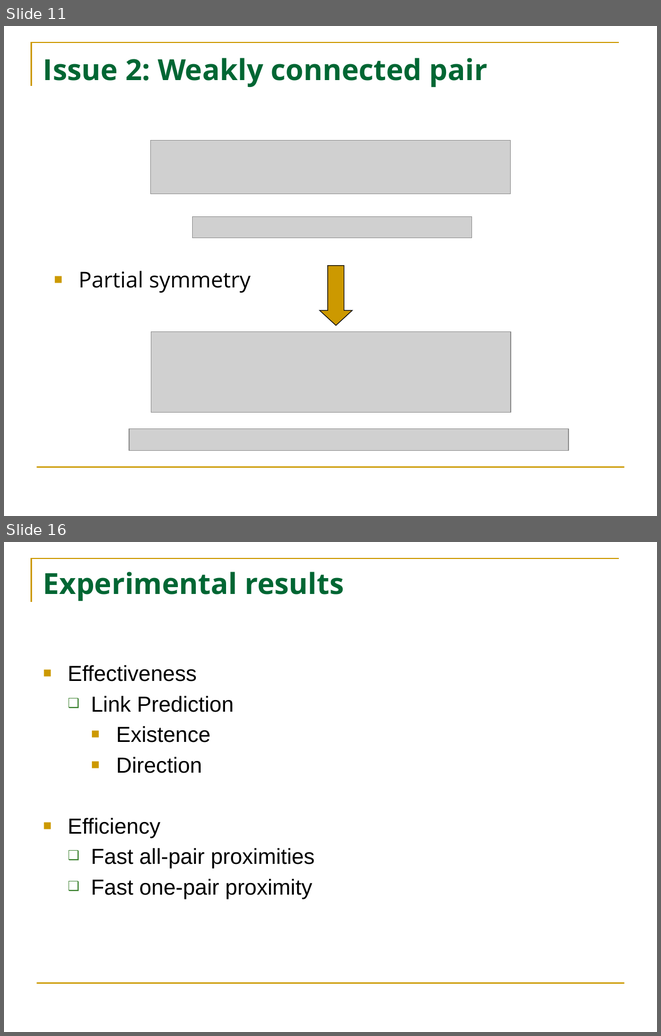
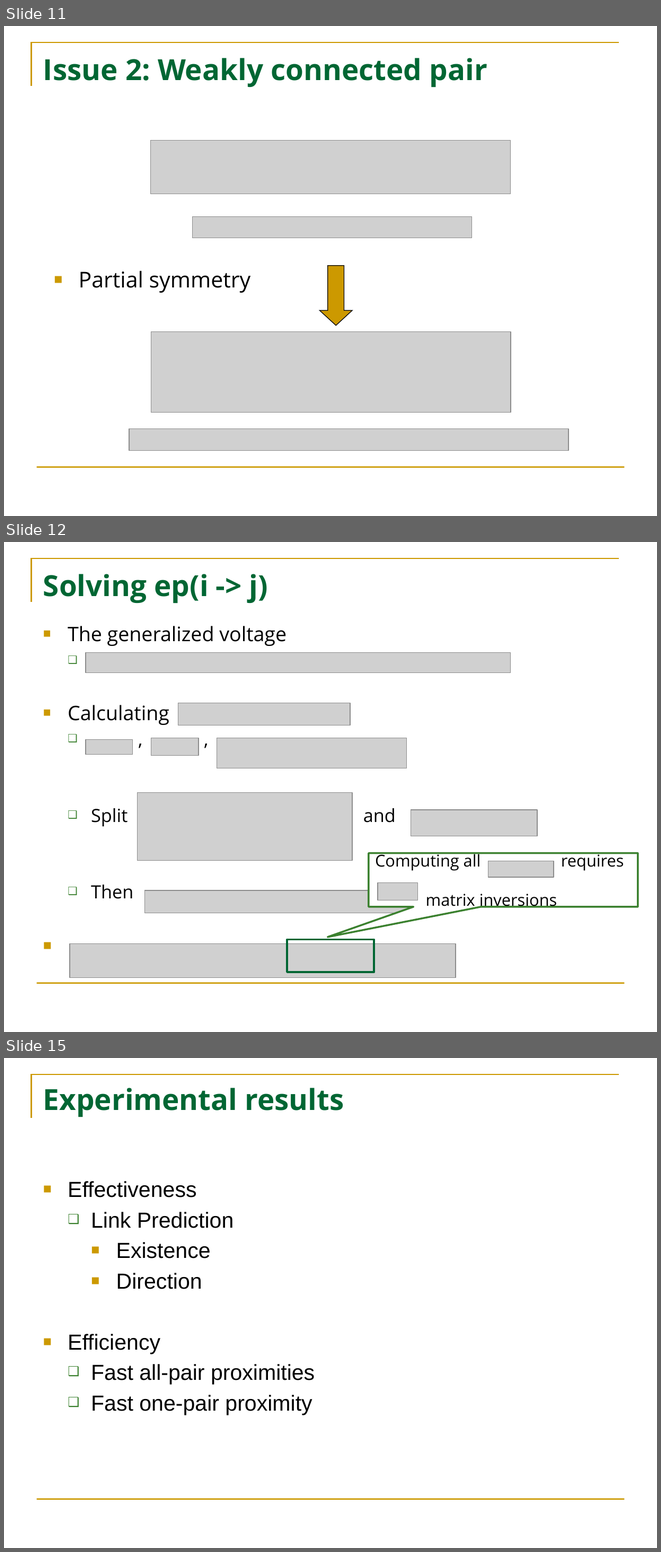
Before and after one commit to HuanSGT/rw-dir-prox, a slide deck: Random Walk based Proximity Measures in Directed Graphs.pptx. Shown one above the other, each under a label of ours: slides 11 and 16 before the commit, slides 11, 12 and 15 after it; the slides between them are not shown. The pictures are 661x1036 and 661x1552 pixels, drawn with LibreOffice and Linux fonts; fonts in the diff are those of the drawing; grey boxes stand for pictures. Boxes give left, top, right and bottom in pixels: in the first picture for what was removed or moved away, otherwise in the second. Text is boxed around its words. In the diff, an @@ line names an element or a change of style, - is before the commit and + after.

```diff
--- a/Random Walk based Proximity Measures in Directed Graphs.pptx
+++ b/Random Walk based Proximity Measures in Directed Graphs.pptx
@@ slide 12 added at box(4, 542, 657, 1032), background #FFFFFF; not listed: 2 template elements that a slide beside it also shows @@
@@ title added at box(43, 574, 268, 603), 32 pt, text #006633, bold @@
+Solving ep(i -> j)
@@ text added at box(68, 626, 396, 899), 22 pt, text #000000 @@
+■ The generalized voltage
+■ Calculating
+  ❑ , ,
+  ❑ Split and
+  ❑ Then
@@ picture added at box(86, 652, 511, 672) @@
@@ picture added at box(178, 703, 350, 725) @@
@@ picture added at box(86, 739, 133, 754) @@
@@ picture added at box(151, 738, 199, 756) @@
@@ picture added at box(217, 738, 407, 768) @@
@@ picture added at box(137, 792, 352, 860) @@
@@ picture added at box(411, 810, 538, 836) @@
@@ speech box added at box(368, 853, 637, 906), fill #FFFFFF, outline #3B812F 2 pt, 18 pt, text #000000 @@
+Computing all requires
+matrix inversions
@@ picture added at box(488, 861, 553, 877) @@
@@ picture added at box(144, 890, 417, 912) @@
@@ picture added at box(378, 883, 417, 900) @@
@@ rectangle added at box(286, 939, 373, 972), outline #006633 2 pt @@
@@ picture added at box(70, 944, 456, 977) @@
@@ what was slide 16 is now slide 15 @@
```
Also in this commit, not shown: 2 slides changed, 2 slides removed, 4 other files.
